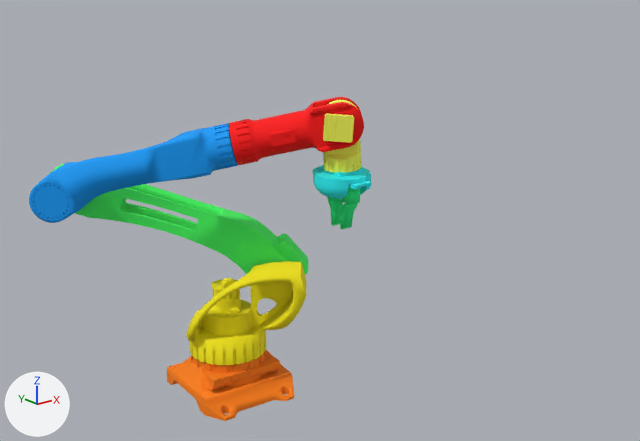
The FBX model newton-4.00/applications/media/robot.fbx as it was, and as the next commit left it.
Both versions are drawn from a camera (50 mm lens) standing at (-4.24, -6.73, 4.16) and looking at (0.56, -0.73, 1.76). The axes (+X, +Y, +Z) are drawn at lower left. The lights are the same throughout. Where no turn or scale is listed for an object, it has been applied to the vertices.

Names of what the first picture shows: 'ARM_FixBase_ConvexHull', 'ARM_firstArm_ConvexHull', 'ARM_orientaionAxis0_ConvexHull', 'ARM_orientaionAxis1_ConvexHull', 'ARM_orientaionAxis2_ConvexHull', 'ARM_rotating_base_ConvexHull', 'ARM_secondArm_ConvexHull', 'Object001'.
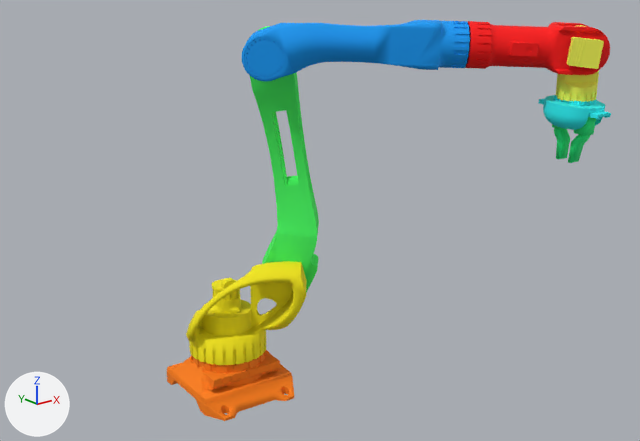
ob_arm_1 is not drawn itself; it is the parent of ob_arm_2, ob_arm_secondarm_convexhull, ob_untitled_003.
ob_arm_3 is not drawn itself; it is the parent of ob_arm_4, ob_arm_orientaionaxis1_convexhull, ob_untitled_005.
ob_arm_0 is not drawn itself; it is the parent of ob_arm_1, ob_arm_firstarm_convexhull, ob_untitled_002.

Boxes [x1, y1, x2, y2] around the edits, measured in the pictures (640 x 441 px):
```json
{"object": "ARM_secondArm_ConvexHull", "change": "turned", "before": [29, 123, 238, 223], "after": [242, 20, 470, 81]}
{"object": "ARM_firstArm_ConvexHull", "change": "turned", "before": [50, 164, 308, 275], "after": [250, 26, 319, 293]}
{"object": "ARM_orientaionAxis0_ConvexHull", "change": "turned", "before": [229, 97, 364, 165], "after": [464, 21, 610, 75]}
{"object": "ARM_orientaionAxis2_ConvexHull", "change": "turned", "before": [312, 165, 372, 199], "after": [538, 95, 611, 130]}
{"object": "ARM_orientaionAxis1_ConvexHull", "change": "turned", "before": [323, 100, 361, 173], "after": [556, 25, 599, 102]}
{"object": "Object001", "change": "turned", "before": [323, 113, 354, 143], "after": [566, 37, 604, 69]}
{"object": "gripperRight_ConvexHull", "change": "turned", "before": [340, 187, 360, 229], "after": [568, 117, 596, 163]}
{"object": "gripperLeft_ConvexHull", "change": "turned", "before": [327, 197, 343, 226], "after": [552, 124, 570, 159]}
```

The change, as JSON lines over the scene's bpy script:
```json
{"op": "set", "path": "ob_arm_0.rotation_euler", "old": "(-1.571, -1.571, 0.0)", "new": "(0.0, -0.449, -1.571)", "note": "degrees (-90, -90, 0) -> degrees (0, -26, -90)"}
{"op": "set", "path": "ob_arm_3.rotation_euler", "old": "(0.0, -0.183, 1.676)", "new": "(0.0, 0.011, 1.676)", "note": "degrees (0, -10, 96) -> degrees (0, 0.6, 96)"}
{"op": "set", "path": "ob_arm_1.rotation_euler", "old": "(0.0, 0.0, 0.0)", "new": "(0.0, -0.883, 0.0)", "note": "degrees (0, 0, 0) -> degrees (0, -51, 0)"}
```
